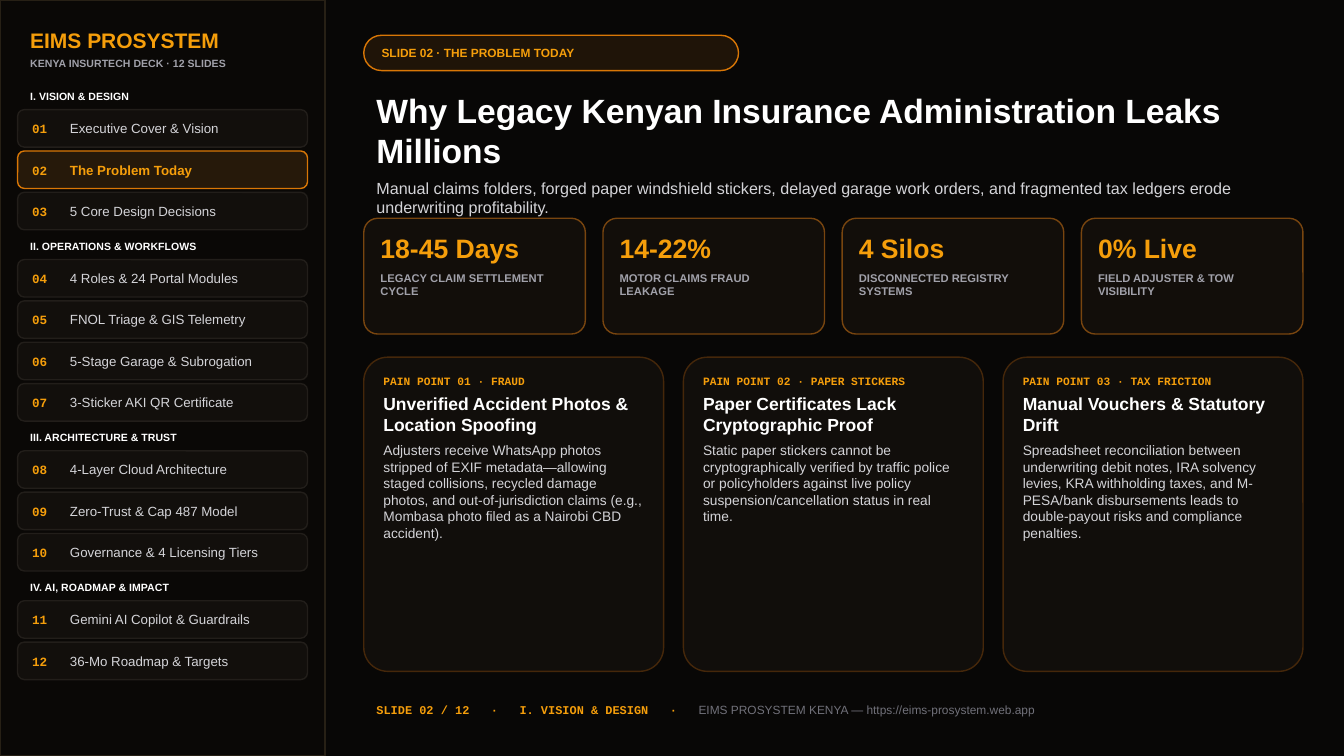
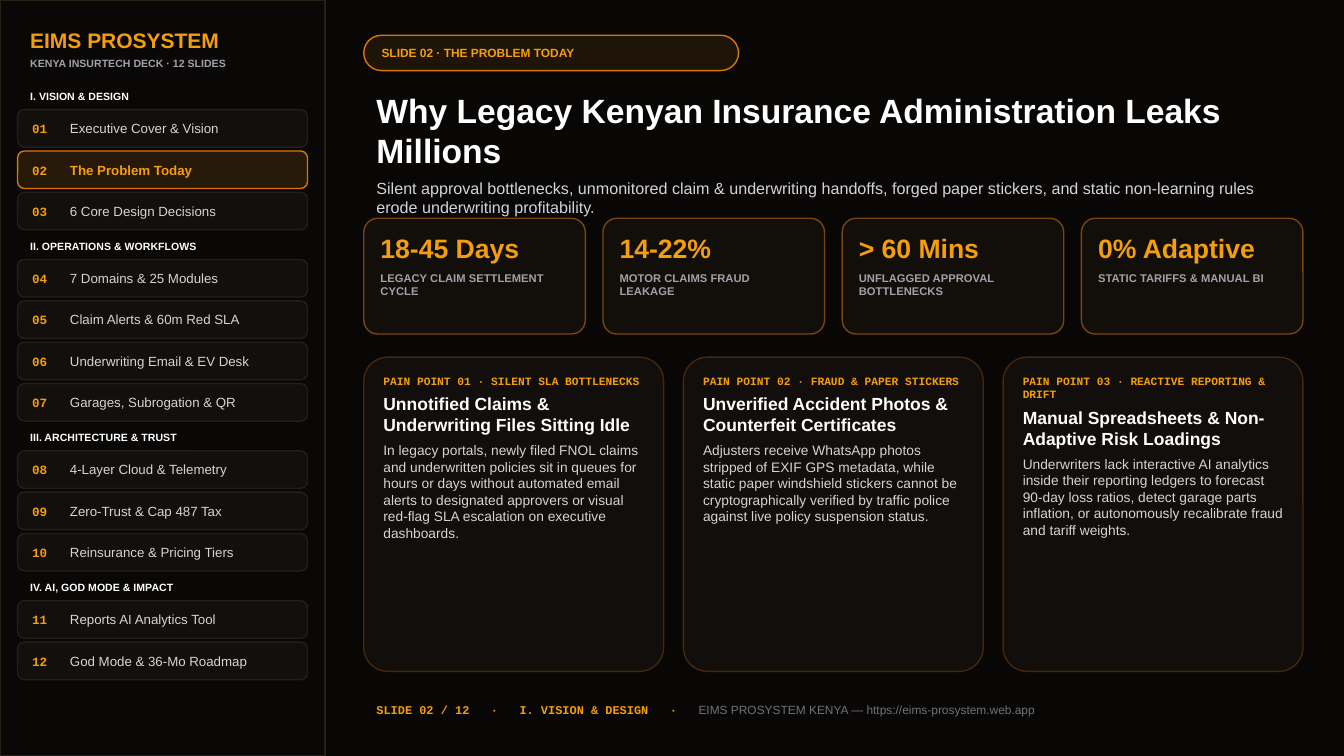
Before and after one commit to tokgot-debug/eims-prosystem, a slide deck: slide 2 of public/EIMS_ProSystem_Pitch_Deck.pptx. Drawn at 1344x756 pixels with LibreOffice and Linux fonts; fonts in the diff are those of the drawing. Boxes give left, top, right and bottom in pixels: in the first picture for what was removed or moved away, otherwise in the second. Text is boxed around its words. In the diff, an @@ line names an element or a change of style, - is before the commit and + after.

Commit message:
feat: add downloadable 12-slide PowerPoint (.pptx) pitch deck

```diff
--- a/public/EIMS_ProSystem_Pitch_Deck.pptx
+++ b/public/EIMS_ProSystem_Pitch_Deck.pptx
@@ text at (376, 182, 1254, 217): text changed @@
-Manual claims folders, forged paper windshield stickers, delayed garage work orders, and fragmented tax ledgers erode underwriting profitability.
+Silent approval bottlenecks, unmonitored claim & underwriting handoffs, forged paper stickers, and static non-learning rules erode underwriting profitability.
@@ text in rounded rectangle at (859, 238, 995, 295): text changed @@
-4 Silos
-DISCONNECTED REGISTRY SYSTEMS
+> 60 Mins
+UNFLAGGED APPROVAL BOTTLENECKS
@@ text in rounded rectangle at (1098, 238, 1264, 284): text changed @@
-0% Live
-FIELD ADJUSTER & TOW VISIBILITY
+0% Adaptive
+STATIC TARIFFS & MANUAL BI
@@ text in rounded rectangle at (32, 273, 218, 283): text changed @@
-04 4 Roles & 24 Portal Modules
+04 7 Domains & 25 Modules
@@ text in rounded rectangle at (32, 314, 239, 324): text changed @@
-05 FNOL Triage & GIS Telemetry
+05 Claim Alerts & 60m Red SLA
@@ text in rounded rectangle at (32, 356, 249, 369): text changed @@
-06 5-Stage Garage & Subrogation
+06 Underwriting Email & EV Desk
@@ text in rounded rectangle at (383, 377, 639, 538): text changed @@
-PAIN POINT 01 · FRAUD
-Unverified Accident Photos & Location Spoofing
-Adjusters receive WhatsApp photos stripped of EXIF metadata—allowing staged collisions, recycled damage photos, and out-of-jurisdiction claims (e.g., Mombasa photo filed as a Nairobi CBD accident).
+PAIN POINT 01 · SILENT SLA BOTTLENECKS
+Unnotified Claims & Underwriting Files Sitting Idle
+In legacy portals, newly filed FNOL claims and underwritten policies sit in queues for hours or days without automated email alerts to designated approvers or visual red-flag SLA escalation on executive dashboards.
@@ text in rounded rectangle at (703, 377, 959, 524): text changed @@
-PAIN POINT 02 · PAPER STICKERS
-Paper Certificates Lack Cryptographic Proof
-Static paper stickers cannot be cryptographically verified by traffic police or policyholders against live policy suspension/cancellation status in real time.
+PAIN POINT 02 · FRAUD & PAPER STICKERS
+Unverified Accident Photos & Counterfeit Certificates
+Adjusters receive WhatsApp photos stripped of EXIF GPS metadata, while static paper windshield stickers cannot be cryptographically verified by traffic police against live policy suspension status.
@@ text in rounded rectangle at (1023, 377, 1282, 538): text changed @@
-PAIN POINT 03 · TAX FRICTION
-Manual Vouchers & Statutory Drift
-Spreadsheet reconciliation between underwriting debit notes, IRA solvency levies, KRA withholding taxes, and M-PESA/bank disbursements leads to double-payout risks and compliance penalties.
+PAIN POINT 03 · REACTIVE REPORTING & DRIFT
+Manual Spreadsheets & Non-Adaptive Risk Loadings
+Underwriters lack interactive AI analytics inside their reporting ledgers to forecast 90-day loss ratios, detect garage parts inflation, or autonomously recalibrate fraud and tariff weights.
@@ text in rounded rectangle at (32, 397, 236, 410): text changed @@
-07 3-Sticker AKI QR Certificate
+07 Garages, Subrogation & QR
@@ text in rounded rectangle at (32, 464, 226, 477): text changed @@
-08 4-Layer Cloud Architecture
+08 4-Layer Cloud & Telemetry
@@ text in rounded rectangle at (32, 506, 222, 519): text changed @@
-09 Zero-Trust & Cap 487 Model
+09 Zero-Trust & Cap 487 Tax
@@ text in rounded rectangle at (32, 547, 234, 560): text changed @@
-10 Governance & 4 Licensing Tiers
+10 Reinsurance & Pricing Tiers
@@ text at (30, 583, 173, 593): text changed @@
-IV. AI, ROADMAP & IMPACT
+IV. AI, GOD MODE & IMPACT
@@ text in rounded rectangle at (32, 614, 215, 627): text changed @@
-11 Gemini AI Copilot & Guardrails
+11 Reports AI Analytics Tool
@@ text in rounded rectangle at (32, 656, 247, 669): text changed @@
-12 36-Mo Roadmap & Targets
+12 God Mode & 36-Mo Roadmap
```
Also in this commit, not shown: 11 other slides changed, 1 other file.
